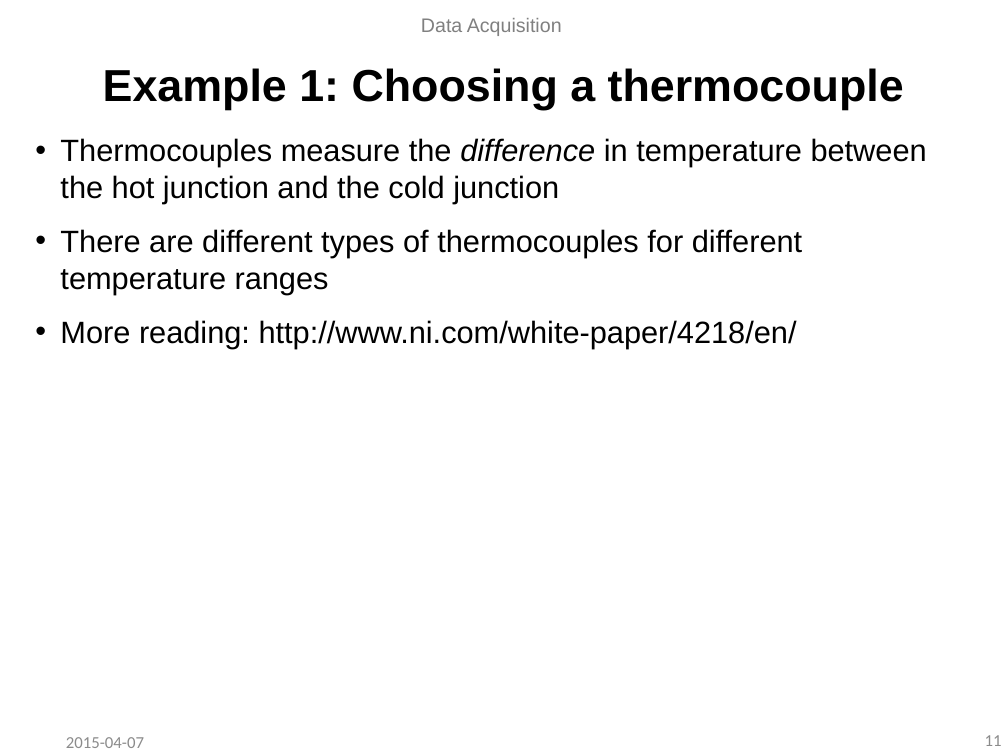
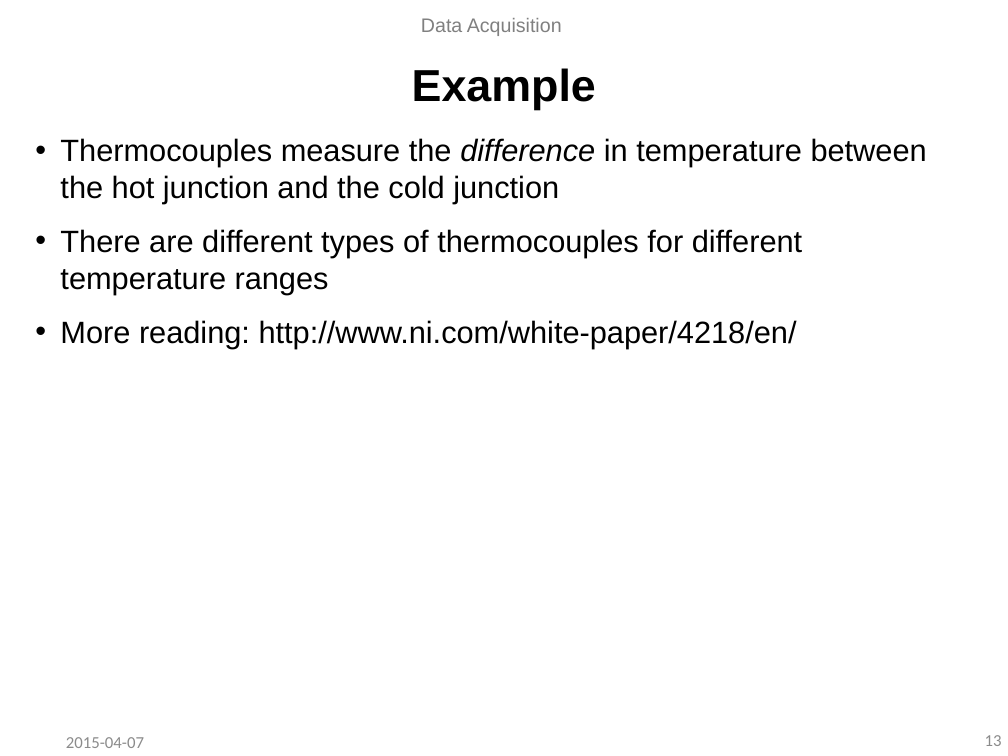
Before and after one commit to ddhanraj/ddhanraj, a slide deck: slide 13 of slides/DAQ.pptx (slide 11 before the commit). Drawn at 1008x756 pixels with LibreOffice and Linux fonts; fonts in the diff are those of the drawing; background and template pictures are left out. Boxes give left, top, right and bottom in pixels: in the first picture for what was removed or moved away, otherwise in the second. Text is boxed around its words. In the diff, an @@ line names an element or a change of style, - is before the commit and + after.

```diff
--- a/slides/DAQ.pptx
+++ b/slides/DAQ.pptx
@@ title at box(412, 68, 596, 110): text changed @@
-Example 1: Choosing a thermocouple
+Example
@@ page number at box(985, 735, 1002, 746): text changed @@
-11
+13
```
Also in this commit, not shown: 5 other slides changed, 12 slides added, 3 other files.
